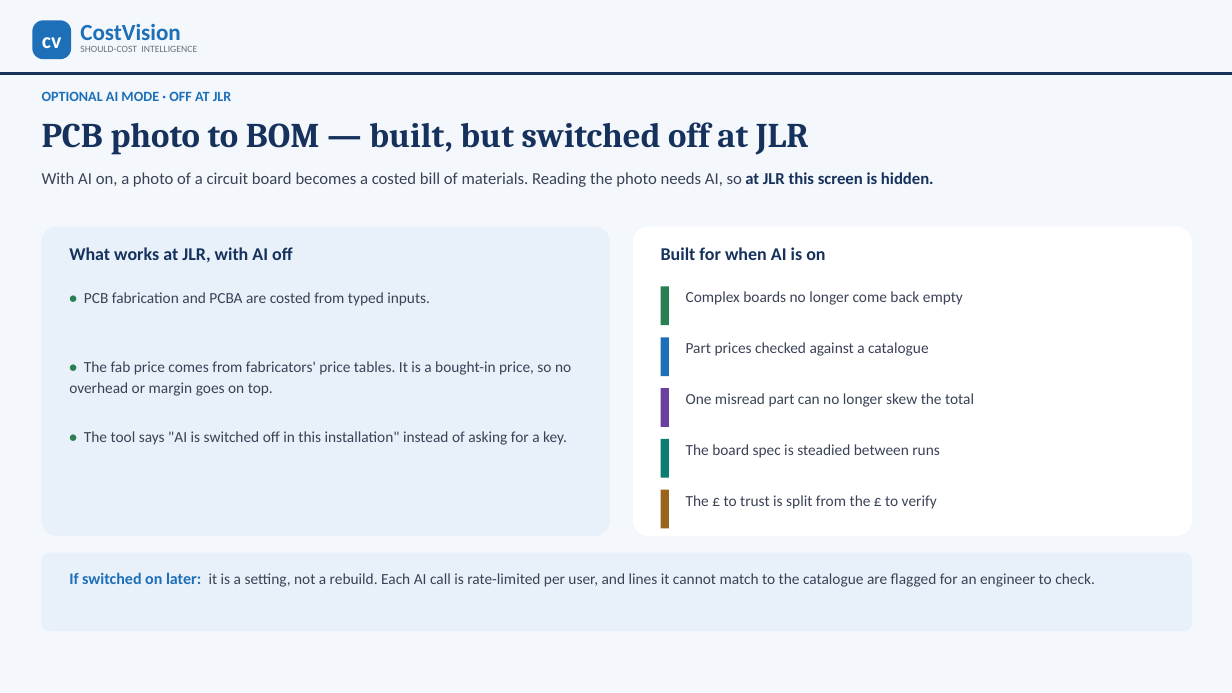
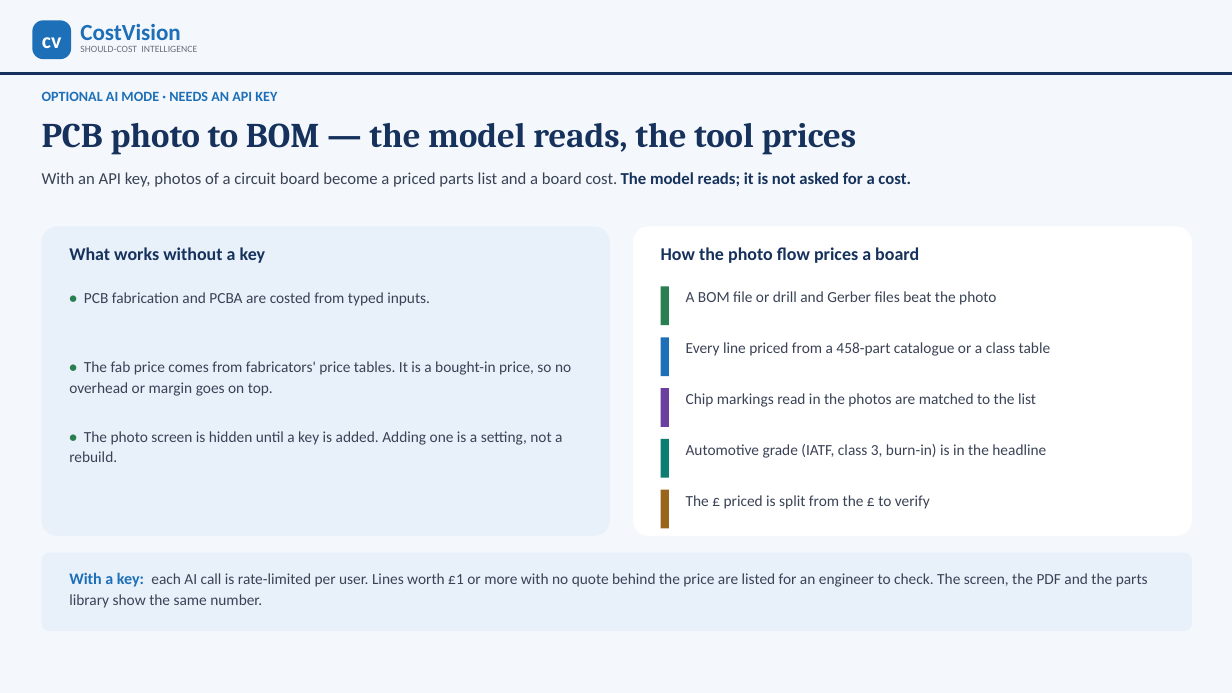
Before and after one commit to bhosaleavinash546/leamington-marathi, a slide deck: slide 18 of CostVision-Agentic-AI-Management-Presentation.pptx. Drawn at 1232x693 pixels with LibreOffice and Linux fonts; fonts in the diff are those of the drawing. Boxes give left, top, right and bottom in pixels: in the first picture for what was removed or moved away, otherwise in the second. Text is boxed around its words. In the diff, an @@ line names an element or a change of style, - is before the commit and + after.

```diff
--- a/CostVision-Agentic-AI-Management-Presentation.pptx
+++ b/CostVision-Agentic-AI-Management-Presentation.pptx
@@ text at box(42, 91, 277, 101): text changed @@
-OPTIONAL AI MODE · OFF AT JLR
+OPTIONAL AI MODE · NEEDS AN API KEY
@@ text at box(42, 123, 857, 155): text changed @@
-PCB photo to BOM — built, but switched off at JLR
+PCB photo to BOM — the model reads, the tool prices
@@ text at box(42, 172, 910, 187): text changed @@
-With AI on, a photo of a circuit board becomes a costed bill of materials. Reading the photo needs AI, so at JLR this screen is hidden.
+With an API key, photos of a circuit board become a priced parts list and a board cost. The model reads; it is not asked for a cost.
@@ text at box(69, 247, 266, 263): text changed @@
-What works at JLR, with AI off
+What works without a key
@@ text at box(661, 247, 919, 263): text changed @@
-Built for when AI is on
+How the photo flow prices a board
@@ text at box(686, 291, 996, 305): text changed @@
-Complex boards no longer come back empty
+A BOM file or drill and Gerber files beat the photo
@@ text at box(686, 342, 1051, 356): text changed @@
-Part prices checked against a catalogue
+Every line priced from a 458-part catalogue or a class table
@@ text at box(686, 393, 1036, 407): text changed @@
-One misread part can no longer skew the total
+Chip markings read in the photos are matched to the list
@@ text at box(69, 431, 562, 462): text changed @@
-• The tool says "AI is switched off in this installation" instead of asking for a key.
+• The photo screen is hidden until a key is added. Adding one is a setting, not a rebuild.
@@ text at box(686, 444, 1046, 458): text changed @@
-The board spec is steadied between runs
+Automotive grade (IATF, class 3, burn-in) is in the headline
@@ text at box(686, 495, 930, 509): text changed @@
-The £ to trust is split from the £ to verify
+The £ priced is split from the £ to verify
@@ text at box(69, 572, 1148, 608): text changed @@
-If switched on later: it is a setting, not a rebuild. Each AI call is rate-limited per user, and lines it cannot match to the catalogue are flagged for an engineer to check.
+With a key: each AI call is rate-limited per user. Lines worth £1 or more with no quote behind the price are listed for an engineer to check. The screen, the PDF and the parts library show the same number.
```
Also in this commit, not shown: 4 other slides changed, 18 other files.
